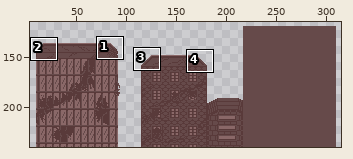
Sprite sheet -- data/sprites/foreground.png. The first picture is a wide view before the edit; the outline marks the close-up.
Close-up. The starting point:
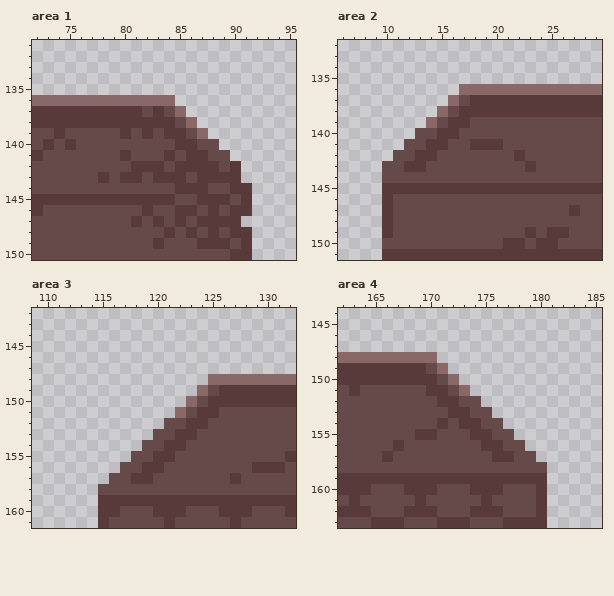
The file is 320x240 pixels. Shown: area 1: x 72..95, y 131..150; area 2: x 6..29, y 132..151; area 3: x 109..132, y 142..161; area 4: x 162..185, y 144..163. The old version is drawn lined up with the new one. The wide view leaves out empty margins. The commit also changed other parts of the picture, which this record leaves out.
Now the later version:
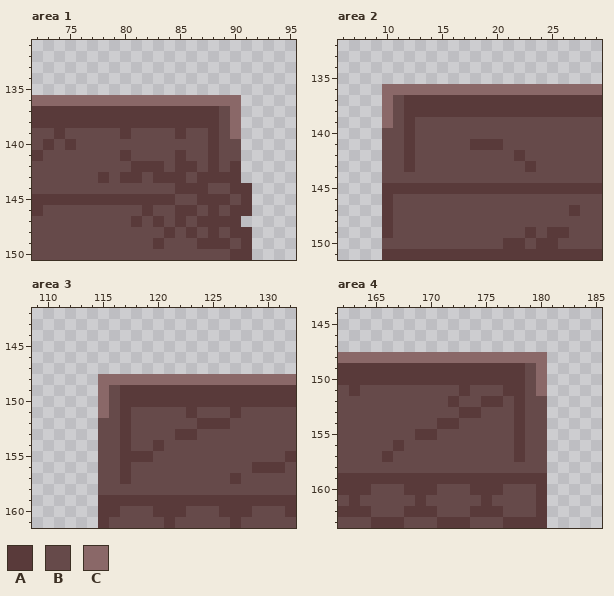
Palette (. is transparent): A #593a3a  B #664a4a  C #8a6868
Diff:
whole drawing moved by +10,+0 (the old picture is shown already moved)
Changed rows in their new state; - is an unchanged pixel.
Area 1:
first column x 82:
136 ---CCCCCC
137 A-AAAAABC
138 ---AAAABC
139 B-B--BABC
140 ---BB-ABB
141 --BABBA-B
142 -----B---
Area 2:
first column x 10:
136 CCCCCCC-
137 CBAAAAAA
138 CBAAAAA-
139 CBABB-BB
140 BBA--BB-
141 BBA-BB--
142 B-ABB---
143 ---B----
Area 3:
first column x 115:
148 CCCCCCCCCC---
149 CBAAAAAAAAA--
150 CBAAAAAAAA---
151 CBABBBBBABB-A
152 BBABBB--B-AA-
153 BBABB--------
154 BBAB-ABB-----
155 BBAAABB------
156 BBA-BB-------
157 B-ABB--------
Area 4:
first column x 170:
148 -CCCCCCCCCC
149 AAAAAAAAABC
150 -AAAAAAAABC
151 BB-ABBBAABC
152 -B---AABABB
153 --B-A-BBABB
154 --ABB--BABB
155 ----BB--ABB
156 -----BB-ABB
157 ------BBA-B
